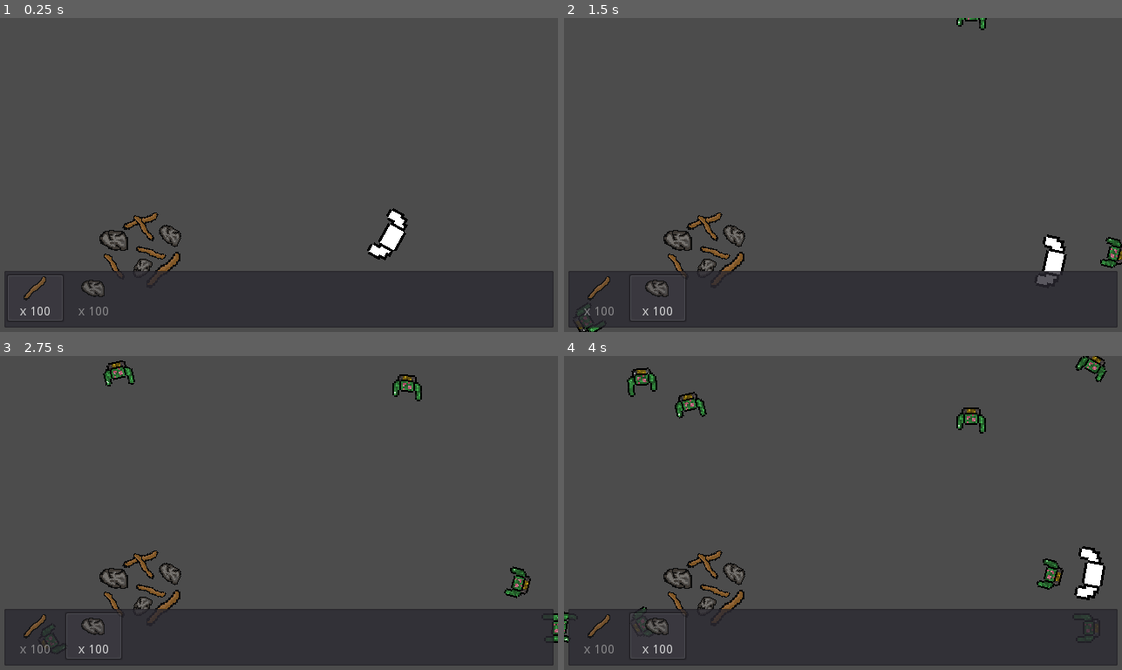
Above: before the commit, frames 1-4 (two rows, left to right).
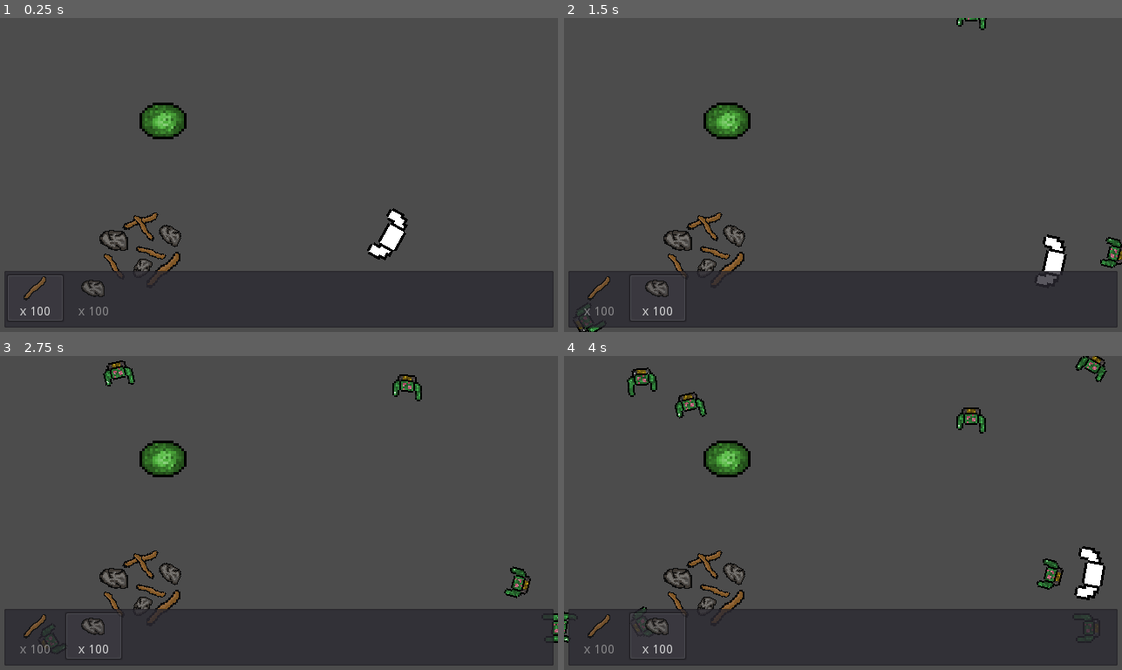
Above: after the commit, the same moments.

Repository: age-of-asparagus/click-godot3
Game: Godot game, scene res://Overworld/Overworld.tscn
Same seed, same stepped clock (60 frames per second), same inputs: the game is played once before the commit and once after it. The engine's default icon, where the game draws it, is replaced by a stand-in: a white triangle on a blue panel in a dark square.
Inputs (mouse positions are in pixels of both pictures, inside the frame that each line leads up to):
- Up to frame 1 (0.25 s): no input
- Up to frame 2 (1.5 s): tap Enter at 0.5 s; move the mouse to (965, 159) at 0.52 s; hold Right (ui_right) 0.53-1.28 s; tap Keypad 1 (1) at 0.6 s; tap 2 (2) at 0.8, 1.35 s; move the mouse to (731, 190) at 1.27 s; hold Down (ui_down) from 1.28 s (still down)
- Up to frame 3 (2.75 s): tap Keypad 1 (1) at 1.55, 2.1 s; move the mouse to (334, 443) at 2.02 s; release Down (ui_down) at 2.03 s; hold Right (ui_right) from 2.03 s (still down); tap 2 (2) at 2.3 s
- Up to frame 4 (4 s): move the mouse to (815, 575) at 2.77 s; release Right (ui_right) at 2.78 s; hold Up (ui_up) 2.78-3.53 s; tap 2 (2) at 2.85, 3.8 s; tap Keypad 1 (1) at 3.05 s; move the mouse to (1010, 560) at 3.52 s; hold Left (ui_left) from 3.53 s (still down); tap F (interact) at 3.6 s

The runs differ from the first frame. In frame 1, 0.8% of the frame differs, in the area x 25-34%, y 26-39%; in frame 2, 0.8%; in frame 3, 0.8%; in frame 4, 0.8%.

Commit message:
bad bush

Diff:
--- a/Overworld/Overworld.tscn
+++ b/Overworld/Overworld.tscn
@@ -8,6 +8,7 @@
 [ext_resource path="res://Overworld/Overworld.gd" type="Script" id=6]
 [ext_resource path="res://Assets/Downloaded/keyboardkeys.png" type="Texture" id=7]
 [ext_resource path="res://HUD/OnScreenInventory1-9.tscn" type="PackedScene" id=8]
+[ext_resource path="res://Assets/bush_1.png_5.png" type="Texture" id=9]
 
 [sub_resource type="Curve2D" id=5]
 _data = {
@@ -120,6 +121,11 @@
 position = Vector2( 447, 250 )
 z_index = 1
 
+[node name="Bush1png5" type="Sprite" parent="."]
+position = Vector2( 190, 118 )
+scale = Vector2( 3, 3 )
+texture = ExtResource( 9 )
+
 [connection signal="timeout" from="SpawnManager/SpawnTimer" to="SpawnManager" method="_on_SpawnTimer_timeout"]
 [connection signal="body_entered" from="ClickArea" to="." method="_on_ClickArea_body_entered"]
 [connection signal="body_exited" from="ClickArea" to="." method="_on_ClickArea_body_exited"]
Binary file added: Assets/bush_1.png_5.png
Not shown, added: Assets/bush_1.png_5.png.import
Not shown: 1 places in Overworld/Overworld.tscn that only renumber resources
